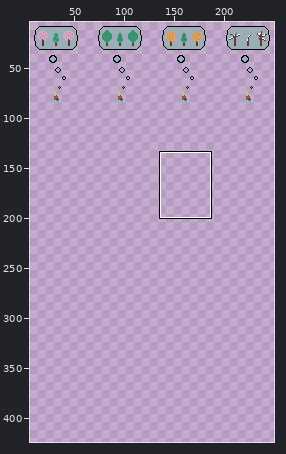
A sprite sheet gets an edit: assets/images/tree_tileset.png. Above, an overview of the earlier version with the close-up marked.
Close-up. Before:
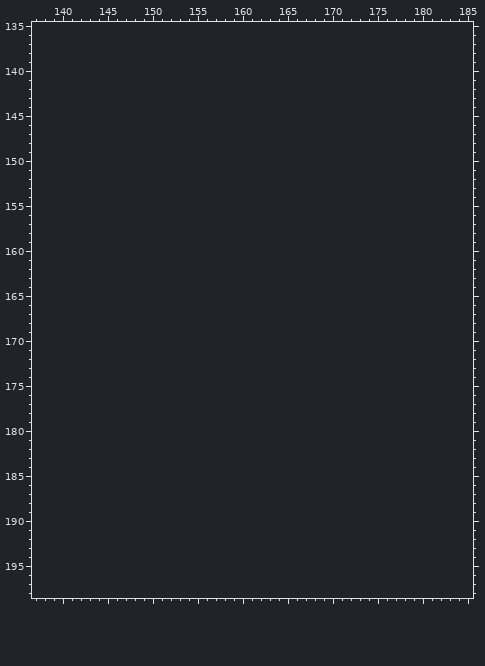
The file is 256x112 pixels. Shown: x 137..185, y 135..198. The old version is drawn lined up with the new one, on the new canvas. The wide view leaves out empty margins. The commit also changed other parts of the picture, which this record leaves out.
Palette (. is transparent): 
Pixels before (only the part around the change), first column x 137:
135 .................................................
136 .................................................
137 .................................................
138 .................................................
139 .................................................
140 .................................................
141 .................................................
142 .................................................
143 .................................................
144 .................................................
145 .................................................
146 .................................................
147 .................................................
148 .................................................
149 .................................................
150 .................................................
151 .................................................
152 .................................................
153 .................................................
154 .................................................
155 .................................................
156 .................................................
157 .................................................
158 .................................................
159 .................................................
160 .................................................
161 .................................................
162 .................................................
163 .................................................
164 .................................................
165 .................................................
166 .................................................
167 .................................................
168 .................................................
169 .................................................
170 .................................................
171 .................................................
172 .................................................
173 .................................................
174 .................................................
175 .................................................
176 .................................................
177 .................................................
178 .................................................
179 .................................................
180 .................................................
181 .................................................
182 .................................................
183 .................................................
184 .................................................
185 .................................................
186 .................................................
187 .................................................
188 .................................................
189 .................................................
190 .................................................
191 .................................................
192 .................................................
193 .................................................
194 .................................................
195 .................................................
196 .................................................
197 .................................................
198 .................................................
The result:
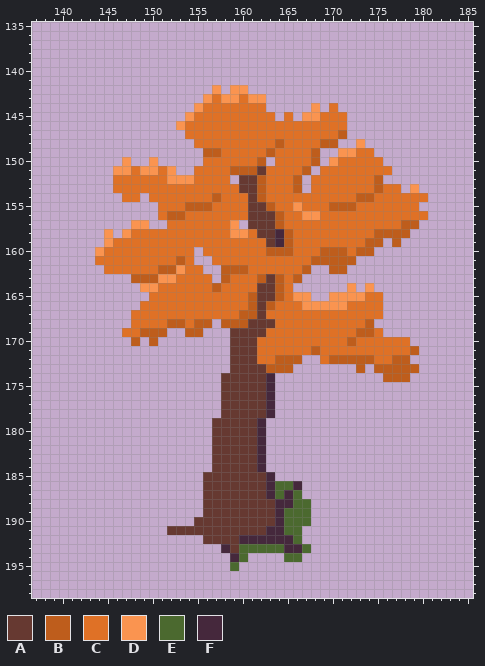
Colours new in this view: A #663931  B #be5d1c  C #df7126  D #fa9450  E #4b692f  F #45283c
Difference:
canvas 256x112 -> 256x448
y 142: x 157 . -> D; x 159..160 .. -> DD
y 143: x 156..162 ....... -> DCDDCDD
y 144: x 155..162 ........ -> DCCCCCCC; x 168 . -> D; x 170 . -> C
y 145: x 154..163 .......... -> DCCCCCCCCC; x 165 . -> C; x 167..171 ..... -> DDCCC
y 146: x 153..171 ................... -> DCCCCCCCCCCCCCCCCCC
y 147: x 154..171 .................. -> CCCCCCCCCCCCCCCCCB
y 148: x 155..170 ................ -> CCCCCCCCCBCCCCBB; x 173 . -> D
y 149: x 156..168 ............. -> BBCCCCCBCCCCB; x 171..174 .... -> DDCC
y 150: x 147 . -> D; x 150 . -> D; x 156..162 ....... -> CCCCCCB; x 164..168 ..... -> CCCCB; x 170..175 ...... -> DCCCCC
y 151: x 146..152 ....... -> DDCDDCD; x 155..167 ............. -> CCCCBBBACCCCB; x 169..176 ........ -> CCCCCCCC
y 152: x 146..158 ............. -> CCCCCCDDDCCCC; x 160..166 ....... -> AABCCCB; x 168..175 ........ -> CCCCCCCB
y 153: x 146..166 ..................... -> CCCCCCCCCCCCCCAABCCCB; x 168..177 .......... -> CCCCCCCBCC; x 179 . -> D
y 154: x 147..148 .. -> CC; x 150..180 ............................... -> CCCCCCCBCCCABCCCCCCCCCCBBCCCCCC
y 155: x 151..179 ............................. -> CCCBBBCCCCAABCCDCCCBBBCCCCCCC
y 156: x 151..180 .............................. -> CBBCCCCCCCAAABCCDDCCCCCCCCCCCC
y 157: x 148..149 .. -> DD; x 152..159 ........ -> CCCCCCCD; x 161..179 ................... -> AAABCCCCCCCCCCCCCBB
y 158: x 145 . -> D; x 147..178 ................................ -> DCCCCCCCCCCCDDCAAFBCCCCCCCCCBBBB
y 159: x 145..175 ............................... -> DCCCCCCCCCCCCCCCCCAFBCCCCCCCCBB; x 177 . -> B
y 160: x 144..154 ........... -> DCCCCCCCCCC; x 156..174 ................... -> CCCCCCCBBBCCCBBBCBB
y 161: x 144..154 ........... -> CCCCCCCCCBC; x 157..172 ................ -> CCCCCCCCCCCBBBBB
y 162: x 145..155 ........... -> CCCCCCBBDCC; x 158..167 .......... -> BBBCCCCCCB; x 170..171 .. -> BB
y 163: x 148..156 ......... -> BBBDDCCCC; x 158..166 ......... -> BCCCBABCB
y 164: x 149..165 ................. -> DDCCCCCCBCCCCAABC; x 172 . -> D; x 174 . -> D
y 165: x 150..167 .................. -> CCCCCCCCCCCBAABCDD; x 170..175 ...... -> DDDDCC
y 166: x 149..175 ........................... -> CCCCCCCCCCCCBABCCCDDDDDCCCC
y 167: x 148..175 ............................ -> CCCCCCCCCCCCBBACCCCCCCCCCCCC
y 168: x 148..156 ......... -> CCCCBBCBB; x 158..174 ................. -> BBBAAACCCCCCCCCCB
y 169: x 147..151 ..... -> CCBBB; x 154..155 .. -> BB; x 159..175 ................. -> AAAACCCCCCCCCCBBC
y 170: x 148 . -> B; x 150 . -> B; x 159..178 .................... -> AAACCCCCCCCCCBCCCCCC
y 171: x 159..179 ..................... -> AAACCCCCCBCCCCCCCCCCB
y 172: x 159..166 ........ -> AAACCBBB; x 169..178 .......... -> CBBBBBCCBB
y 173: x 159..165 ....... -> AAAABBB; x 173 . -> B; x 175..179 ..... -> BBBBB
y 174: x 158..163 ...... -> AAAAAF; x 176..178 ... -> BBB
y 175..178: x 158..163 ...... -> AAAAAF
y 179..184: x 157..162 ...... -> AAAAAF
y 185: x 156..163 ........ -> AAAAAAAF
y 186: x 156..166 ........... -> AAAAAAAFEEF
y 187: x 156..166 ........... -> AAAAAAAFEFE
y 188: x 156..167 ............ -> AAAAAAAAFFEE
y 189: x 156..167 ............ -> AAAAAAAAFEEE
y 190: x 155..167 ............. -> AAAAAAAAAFEEE
y 191: x 152..166 ............... -> AAAAAAAAAAAFFEE
y 192: x 156..166 ........... -> AAAAFFFFFFE
y 193: x 158..167 .......... -> FAEEEEEFFE
y 194: x 159..160 .. -> FE; x 165..166 .. -> EE
y 195: x 159 . -> E
Changed places in both close-ups, as pixel boxes (x1, y1, x2, y2):
added: (95, 85, 428, 571)
